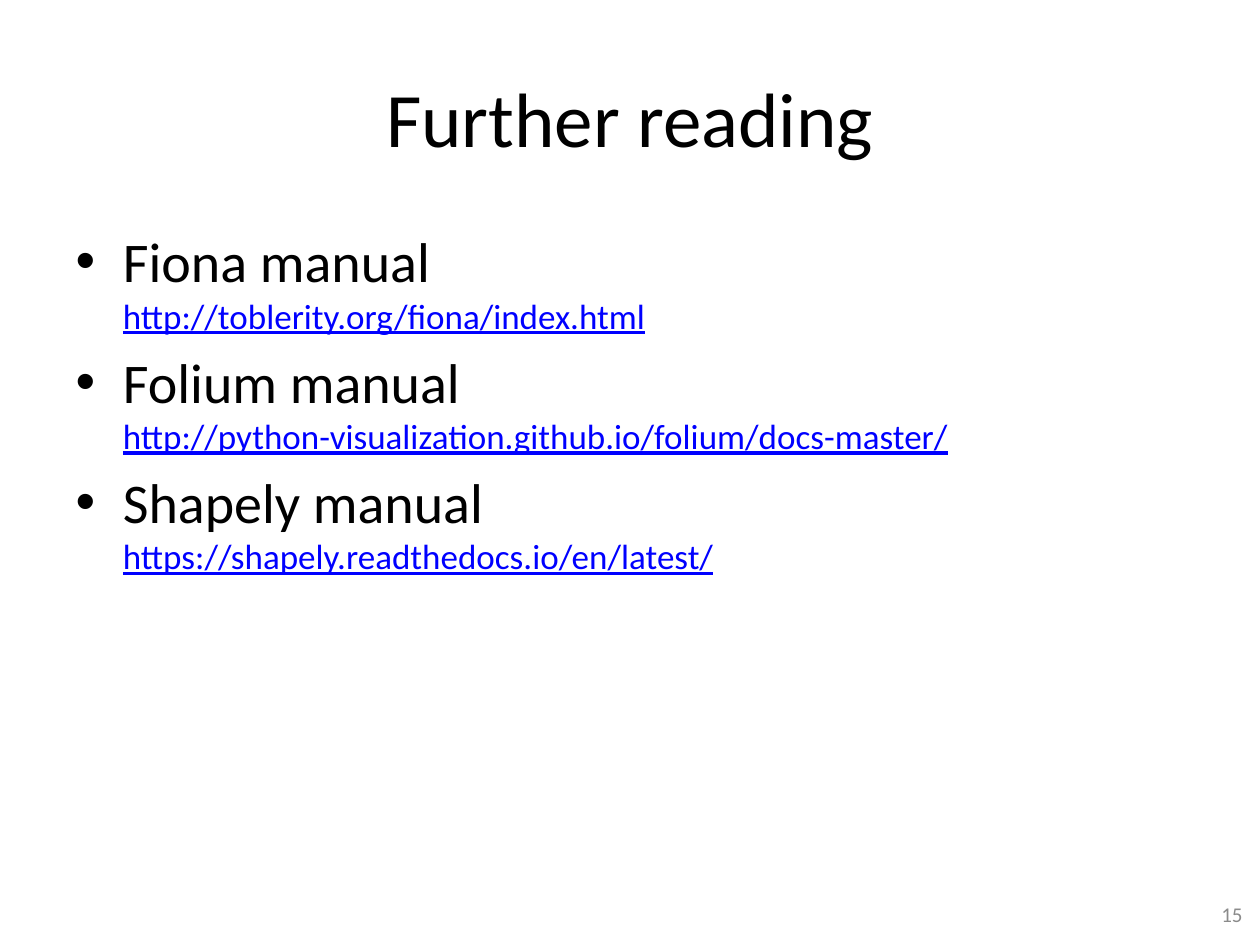
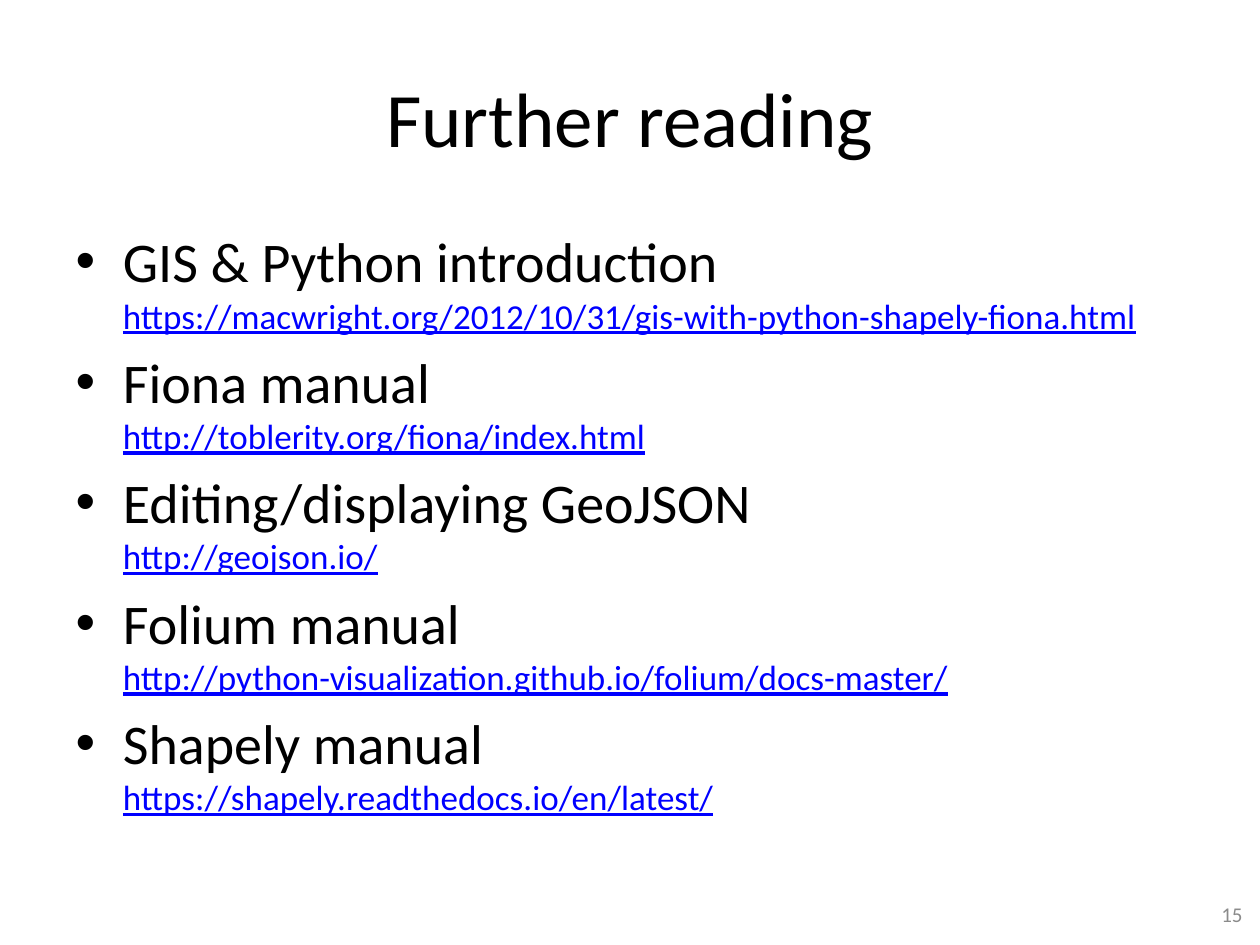
Before and after one commit to gjbex/training-material, a slide deck: slide 15 of Python/python_gis.pptx. Drawn at 1260x945 pixels with LibreOffice and Linux fonts; fonts in the diff are those of the drawing. Boxes give left, top, right and bottom in pixels: in the first picture for what was removed or moved away, otherwise in the second. Text is boxed around its words. In the diff, an @@ line names an element or a change of style, - is before the commit and + after.

Commit message:
Add references

```diff
--- a/Python/python_gis.pptx
+++ b/Python/python_gis.pptx
@@ text at [123, 243, 1135, 335]: paragraph added @@
+• GIS & Python introduction
+  https://macwright.org/2012/10/31/gis-with-python-shapely-fiona.html
@@ text at [123, 484, 750, 575]: paragraph added @@
+• Editing/displaying GeoJSON
+  http://geojson.io/
```
